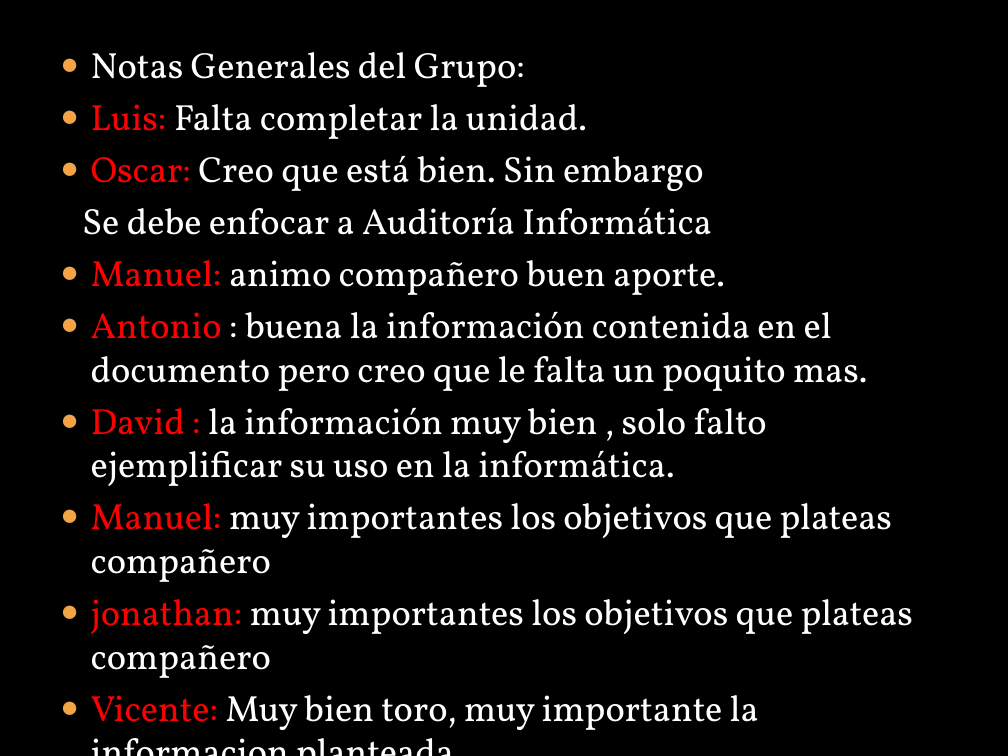
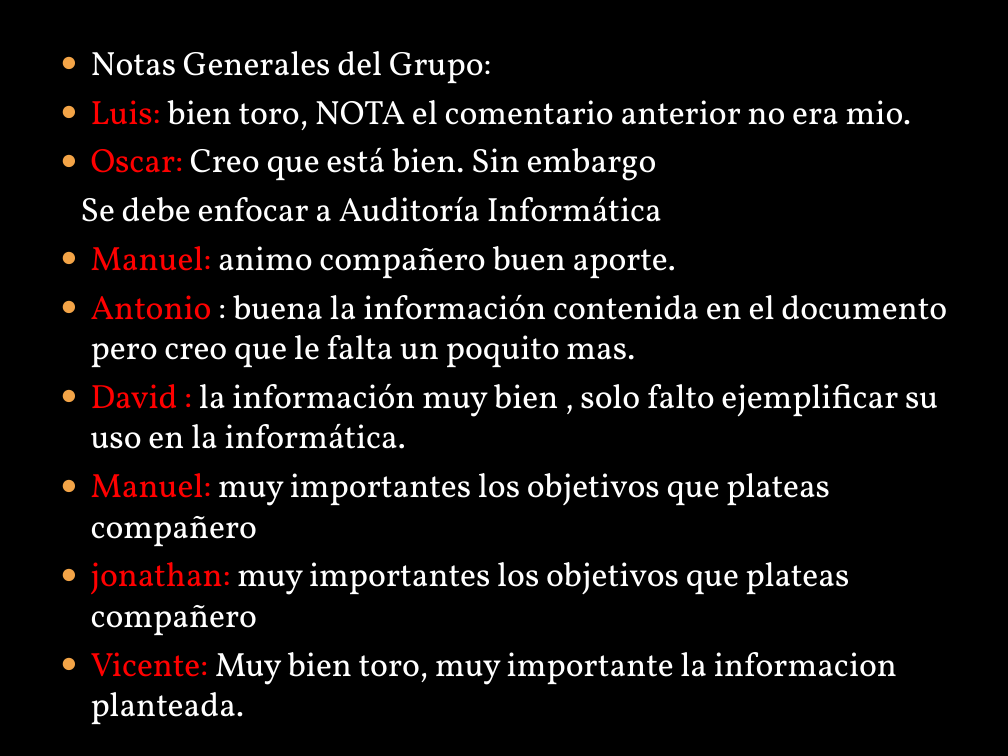
Before and after one commit to lc850/auditoria, a slide deck: slide 13 of HECTOR.pptx. Drawn at 1008x756 pixels with LibreOffice and Linux fonts; fonts in the diff are those of the drawing; background and template pictures are left out. Boxes give left, top, right and bottom in pixels: in the first picture for what was removed or moved away, otherwise in the second. Text is boxed around its words. In the diff, an @@ line names an element or a change of style, - is before the commit and + after.

Commit message:
Luis

```diff
--- a/HECTOR.pptx
+++ b/HECTOR.pptx
@@ text at (80, 51, 947, 725): size 26 to 24.1 pt @@
@@ text at (91, 100, 911, 130): text changed; size 26 to 24.1 pt @@
-● Luis: Falta completar la unidad.
+● Luis: bien toro, NOTA el comentario anterior no era mio.
```
